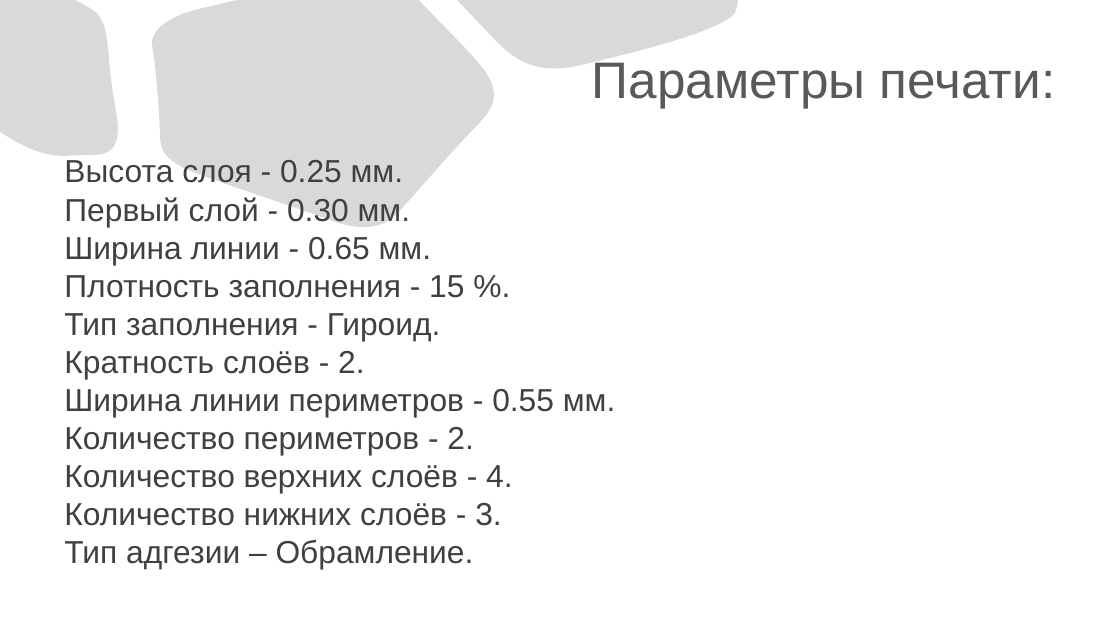
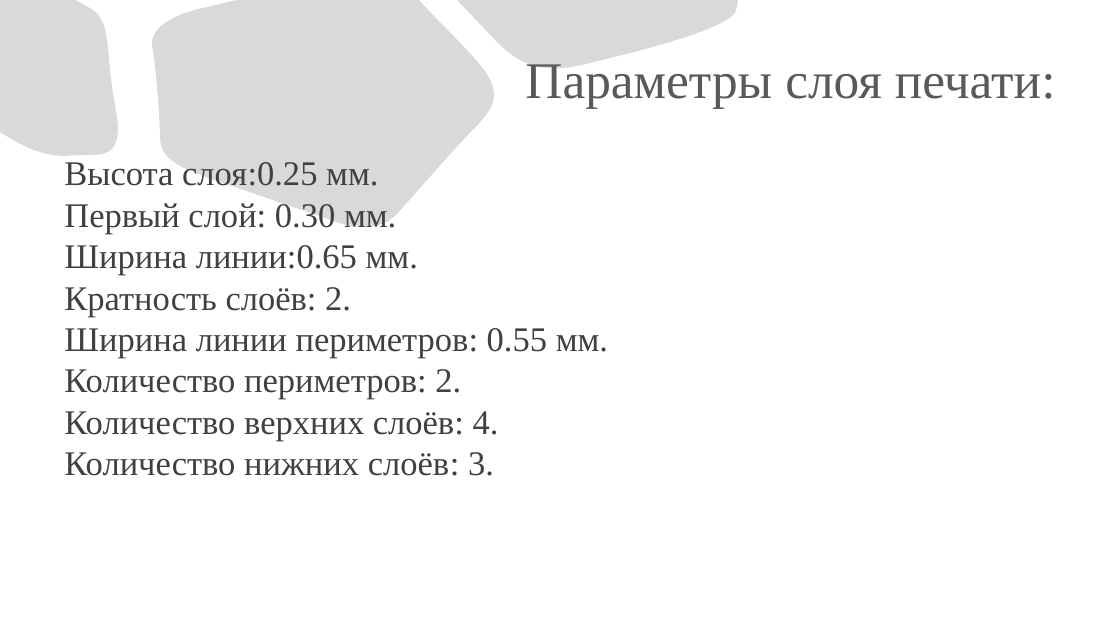
Before and after one commit to KuzovlevAnton/photos, a slide deck: slide 10 of Кузовлев Антон Презентация Шахматы.pptx. Drawn at 1120x630 pixels with LibreOffice and Linux fonts; fonts in the diff are those of the drawing. Boxes give left, top, right and bottom in pixels: in the first picture for what was removed or moved away, otherwise in the second. Text is boxed around its words. In the diff, an @@ line names an element or a change of style, - is before the commit and + after.

```diff
--- a/Кузовлев Антон Презентация Шахматы.pptx
+++ b/Кузовлев Антон Презентация Шахматы.pptx
@@ title at box(525, 64, 1056, 109): text changed; font Arial to Times New Roman @@
-Параметры печати:
+Параметры слоя печати:
@@ text at box(64, 162, 608, 476): text changed; size 27.2 to 29.6 pt; font Arial to Times New Roman @@
-Высота слоя - 0.25 мм.
-Первый слой - 0.30 мм.
-Ширина линии - 0.65 мм.
-Плотность заполнения - 15 %.
-Тип заполнения - Гироид.
-Кратность слоёв - 2.
-Ширина линии периметров - 0.55 мм.
-Количество периметров - 2.
-Количество верхних слоёв - 4.
-Количество нижних слоёв - 3.
-Тип адгезии – Обрамление.
+Высота слоя:0.25 мм.
+Первый слой: 0.30 мм.
+Ширина линии:0.65 мм.
+Кратность слоёв: 2.
+Ширина линии периметров: 0.55 мм.
+Количество периметров: 2.
+Количество верхних слоёв: 4.
+Количество нижних слоёв: 3.
```
Also in this commit, not shown: 2 other slides changed, 2 slides added.
